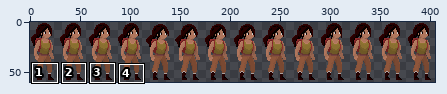
Two states of a sprite sheet, Export/Chara/character_Idle.png. Above, an overview of the earlier version with the close-up marked.
Close-up. Before:
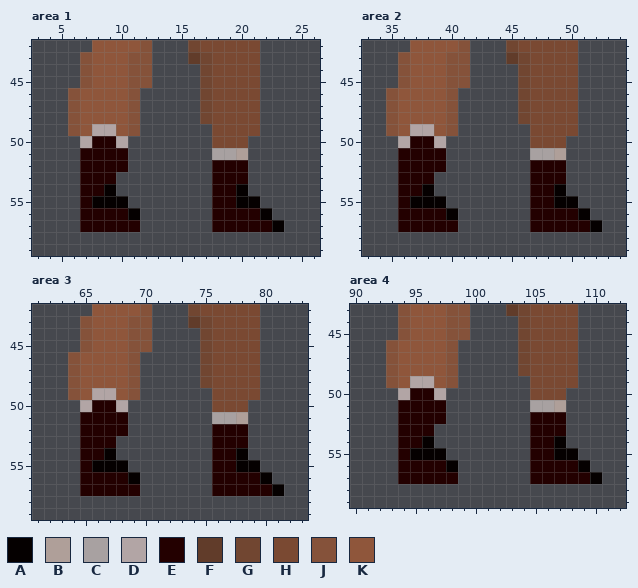
The file is 406x60 pixels. Colours within 5 levels of each other are drawn and written as one. Shown: area 1: x 3..26, y 42..59; area 2: x 33..54, y 42..59; area 3: x 61..83, y 42..59; area 4: x 90..112, y 43..59. The wide view leaves out empty margins. The commit also changed other parts of the picture, which this record leaves out.
Palette (. is transparent): A #050000  B #af9f99  C #a8a1a1  D #b2a5a5  E #230000  F #613c2a  G #714631  H #7a4932  J #85523a  K #8f563b
Pixels before, area 1, first column x 6:
42 ..KKKKJ...GHHHHH..
43 .JKKKJJ...FGHHHH..
44 .JKKKJJ....GHHHH..
45 .JKKKJJ....GHHHH..
46 JKKKKJ.....GHHHH..
47 JKKKKJ.....GHHHH..
48 JKKKKJ.....GHHHH..
49 JKDDKJ......HHHH..
50 .DEED.......HHH...
51 .EEEE.......CCB...
52 .EEEE.......EEE...
53 .EEE........EEE...
54 .EEA........EEA...
55 .EAAA.......EEAA..
56 .EEEEA......EEEEA.
57 .EEEEE......EEEEEA
Pixels before, area 2, first column x 35:
42 ..KKKKJ...GHHHHH..
43 .JKKKJJ...FGHHHH..
44 .JKKKJJ....GHHHH..
45 .JKKKJJ....GHHHH..
46 JKKKKJ.....GHHHH..
47 JKKKKJ.....GHHHH..
48 JKKKKJ.....GHHHH..
49 JKDDKJ......HHHH..
50 .DEED.......HHH...
51 .EEEE.......CCB...
52 .EEEE.......EEE...
53 .EEE........EEE...
54 .EEA........EEA...
55 .EAAA.......EEAA..
56 .EEEEA......EEEEA.
57 .EEEEE......EEEEEA
Pixels before, area 3, first column x 64:
42 ..KKKKJ...GHHHHH..
43 .JKKKJJ...FGHHHH..
44 .JKKKJJ....GHHHH..
45 .JKKKJJ....GHHHH..
46 JKKKKJ.....GHHHH..
47 JKKKKJ.....GHHHH..
48 JKKKKJ.....GHHHH..
49 JKDDKJ......HHHH..
50 .DEED.......HHH...
51 .EEEE.......CCB...
52 .EEEE.......EEE...
53 .EEE........EEE...
54 .EEA........EEA...
55 .EAAA.......EEAA..
56 .EEEEA......EEEEA.
57 .EEEEE......EEEEEA
Pixels before, area 4, first column x 93:
43 .JKKKJJ...FGHHHH..
44 .JKKKJJ....GHHHH..
45 .JKKKJJ....GHHHH..
46 JKKKKJ.....GHHHH..
47 JKKKKJ.....GHHHH..
48 JKKKKJ.....GHHHH..
49 JKDDKJ......HHHH..
50 .DEED.......HHH...
51 .EEEE.......CCB...
52 .EEEE.......EEE...
53 .EEE........EEE...
54 .EEA........EEA...
55 .EAAA.......EEAA..
56 .EEEEA......EEEEA.
57 .EEEEE......EEEEEA
After:
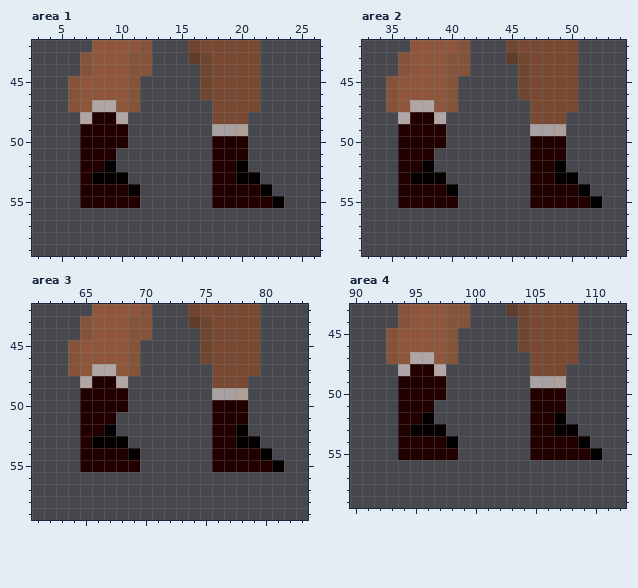
Difference:
Area 1:
y 45: x 6..7 .J -> JK; x 12 J -> .
y 47: x 8..9 KK -> DD; x 17 G -> .
y 48: x 6..11 JKKKKJ -> .DEED.; x 17 G -> .; x 21 H -> .
y 49: x 6..11 JKDDKJ -> .EEEE.; x 18..21 HHHH -> CCB.
y 50: x 7 D -> E; x 10 D -> E; x 18..20 HHH -> EEE
y 51: x 10 E -> .; x 18..20 CCB -> EEE
y 52: x 9..10 EE -> A.; x 20 E -> A
y 53: x 8..10 EE. -> AAA; x 20..21 E. -> AA
y 54: x 9..11 A.. -> EEA; x 20..22 A.. -> EEA
y 55: x 8..11 AAA. -> EEEE; x 20..23 AA.. -> EEEA
y 56: x 7..11 EEEEA -> .....; x 18..22 EEEEA -> .....
y 57: x 7..11 EEEEE -> .....; x 18..23 EEEEEA -> ......
Area 2:
y 45: x 35..36 .J -> JK; x 41 J -> .
y 47: x 37..38 KK -> DD; x 46 G -> .
y 48: x 35..40 JKKKKJ -> .DEED.; x 46 G -> .; x 50 H -> .
y 49: x 35..40 JKDDKJ -> .EEEE.; x 47..50 HHHH -> CCB.
y 50: x 36 D -> E; x 39 D -> E; x 47..49 HHH -> EEE
y 51: x 39 E -> .; x 47..49 CCB -> EEE
y 52: x 38..39 EE -> A.; x 49 E -> A
y 53: x 37..39 EE. -> AAA; x 49..50 E. -> AA
y 54: x 38..40 A.. -> EEA; x 49..51 A.. -> EEA
y 55: x 37..40 AAA. -> EEEE; x 49..52 AA.. -> EEEA
y 56: x 36..40 EEEEA -> .....; x 47..51 EEEEA -> .....
y 57: x 36..40 EEEEE -> .....; x 47..52 EEEEEA -> ......
Area 3:
y 45: x 64..65 .J -> JK; x 70 J -> .
y 47: x 66..67 KK -> DD; x 75 G -> .
y 48: x 64..69 JKKKKJ -> .DEED.; x 75 G -> .; x 79 H -> .
y 49: x 64..69 JKDDKJ -> .EEEE.; x 76..79 HHHH -> CCB.
y 50: x 65 D -> E; x 68 D -> E; x 76..78 HHH -> EEE
y 51: x 68 E -> .; x 76..78 CCB -> EEE
y 52: x 67..68 EE -> A.; x 78 E -> A
y 53: x 66..68 EE. -> AAA; x 78..79 E. -> AA
y 54: x 67..69 A.. -> EEA; x 78..80 A.. -> EEA
y 55: x 66..69 AAA. -> EEEE; x 78..81 AA.. -> EEEA
y 56: x 65..69 EEEEA -> .....; x 76..80 EEEEA -> .....
y 57: x 65..69 EEEEE -> .....; x 76..81 EEEEEA -> ......
Area 4:
y 45: x 93..94 .J -> JK; x 99 J -> .
y 47: x 95..96 KK -> DD; x 104 G -> .
y 48: x 93..98 JKKKKJ -> .DEED.; x 104 G -> .; x 108 H -> .
y 49: x 93..98 JKDDKJ -> .EEEE.; x 105..108 HHHH -> CCB.
y 50: x 94 D -> E; x 97 D -> E; x 105..107 HHH -> EEE
y 51: x 97 E -> .; x 105..107 CCB -> EEE
y 52: x 96..97 EE -> A.; x 107 E -> A
y 53: x 95..97 EE. -> AAA; x 107..108 E. -> AA
y 54: x 96..98 A.. -> EEA; x 107..109 A.. -> EEA
y 55: x 95..98 AAA. -> EEEE; x 107..110 AA.. -> EEEA
y 56: x 94..98 EEEEA -> .....; x 105..109 EEEEA -> .....
y 57: x 94..98 EEEEE -> .....; x 105..110 EEEEEA -> ......
Changed places in both close-ups, as pixel boxes (x1, y1, x2, y2):
changed: (68, 76, 284, 232)
changed: (386, 76, 470, 232)
changed: (518, 100, 602, 232)
changed: (68, 340, 284, 496)
changed: (386, 328, 602, 484)
